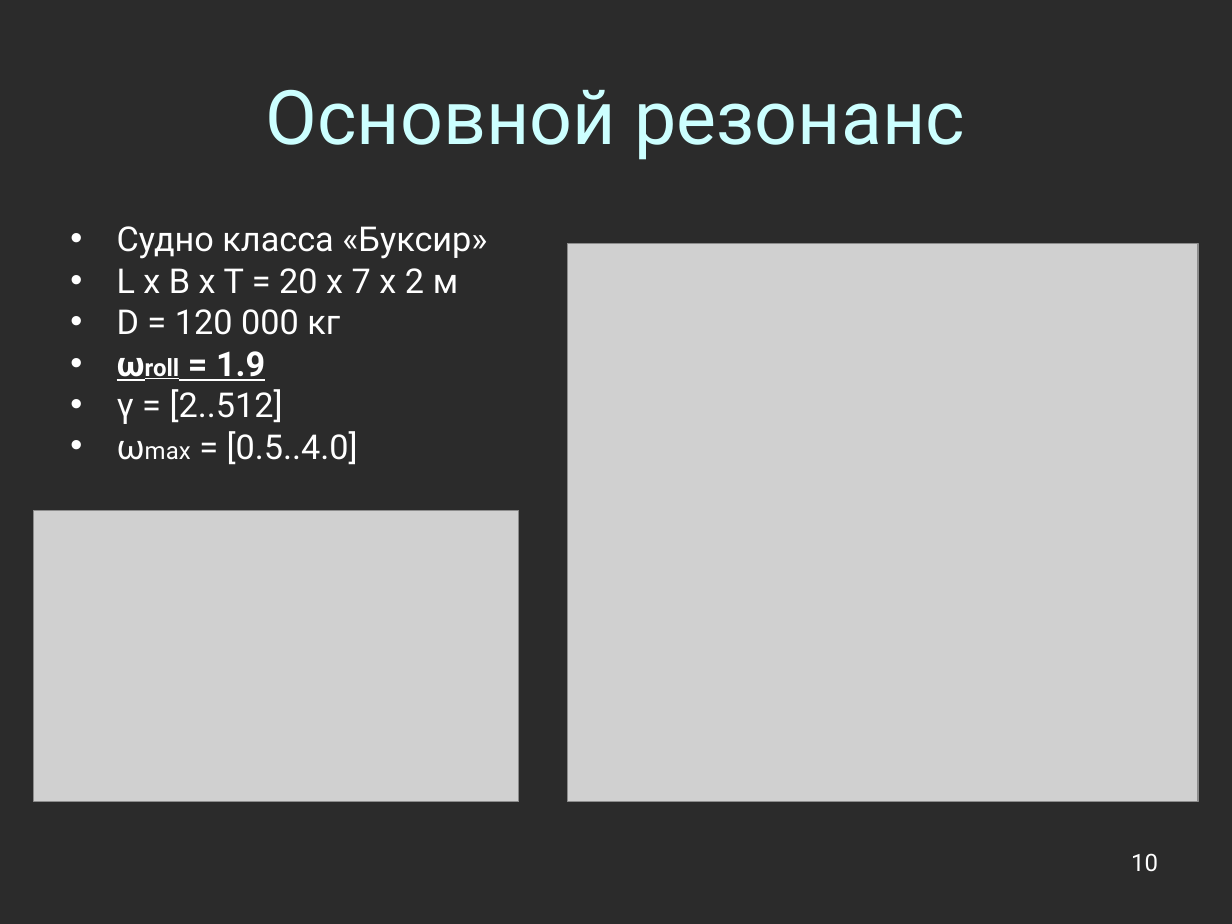
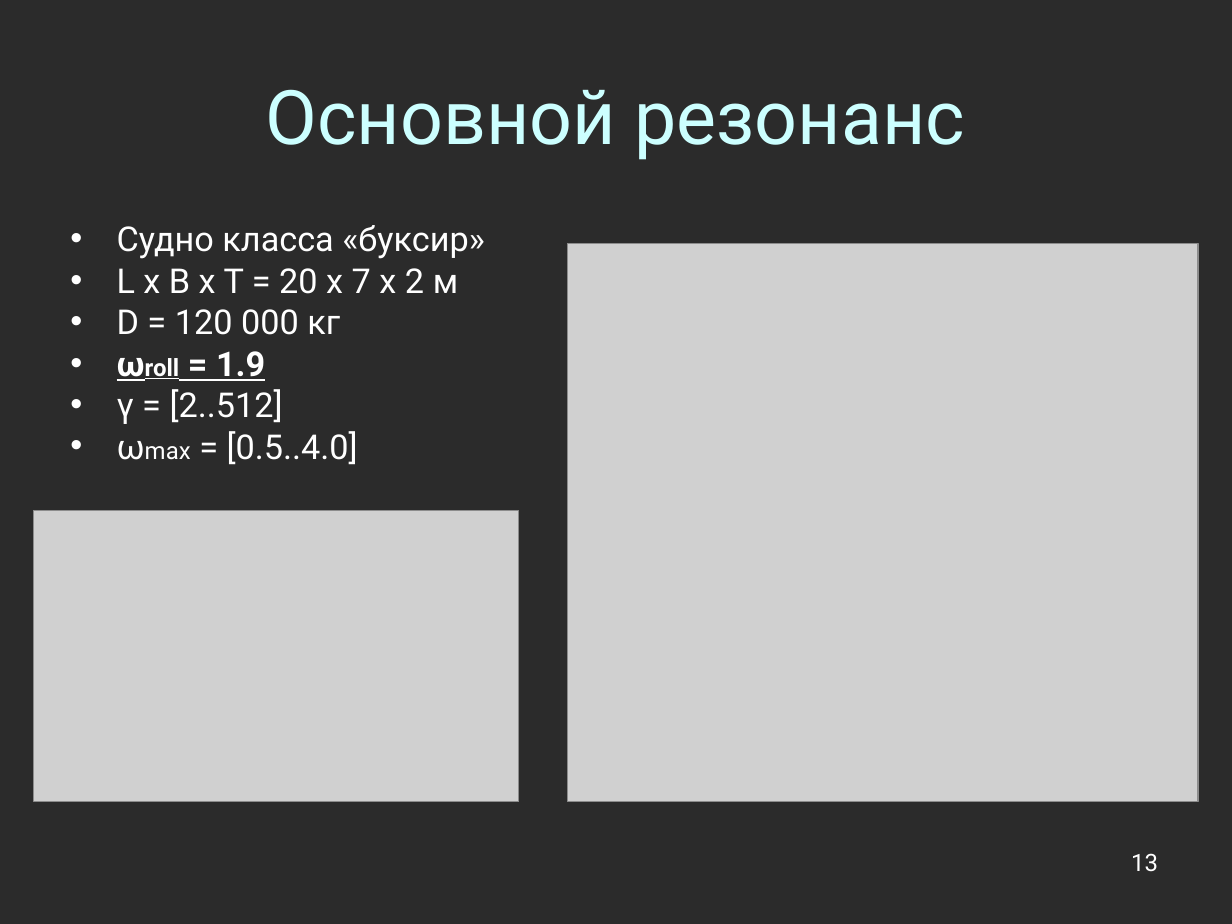
Before and after one commit to Jacobi20/nano-vis, a slide deck: slide 13 of docs/conf_2011_cyprus/conf_2011_cyprus.ppt (slide 10 before the commit). Drawn at 1232x924 pixels with LibreOffice and Linux fonts; fonts in the diff are those of the drawing; grey boxes stand for pictures; background and template pictures are left out; a plain dark background stands for a picture behind light text. Boxes give left, top, right and bottom in pixels: in the first picture for what was removed or moved away, otherwise in the second. Text is boxed around its words. In the diff, an @@ line names an element or a change of style, - is before the commit and + after.

```diff
--- a/docs/conf_2011_cyprus/conf_2011_cyprus.ppt
+++ b/docs/conf_2011_cyprus/conf_2011_cyprus.ppt
@@ text at box(117, 225, 484, 259): text changed @@
-• Судно класса «Буксир»
+• Судно класса «буксир»
@@ page number at box(1131, 853, 1158, 872): text changed @@
-10
+13
```
Also in this commit, not shown: 10 other slides changed, 8 slides added, 1 slide removed, 5 other files.
